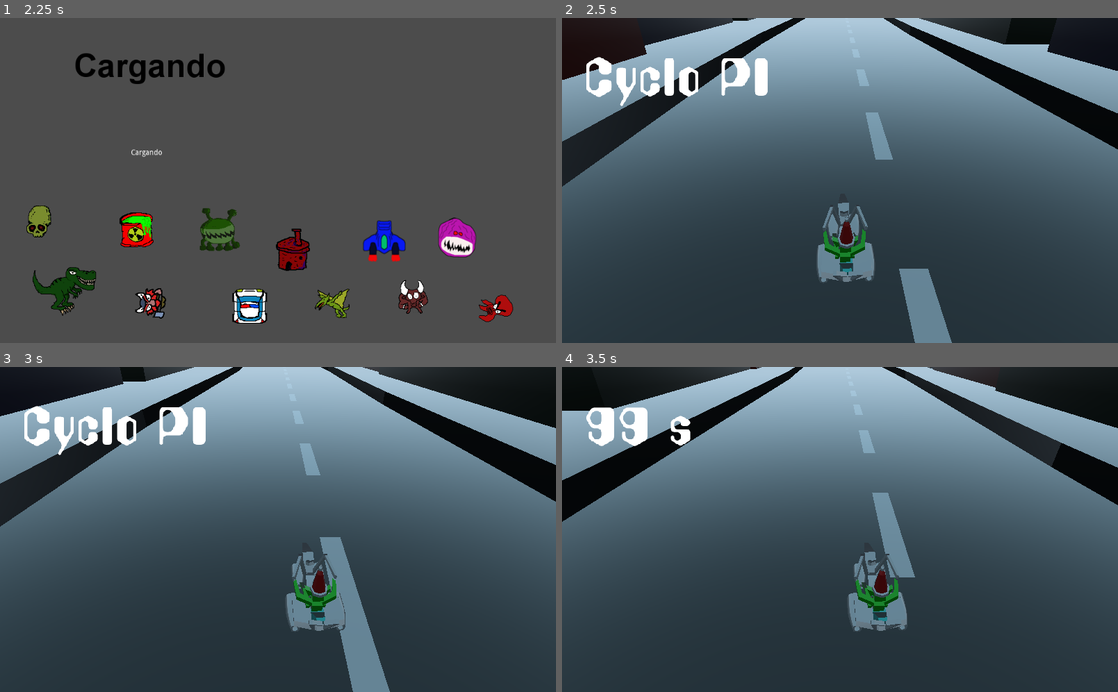
Above: before the commit, frames 1-4 (two rows, left to right).
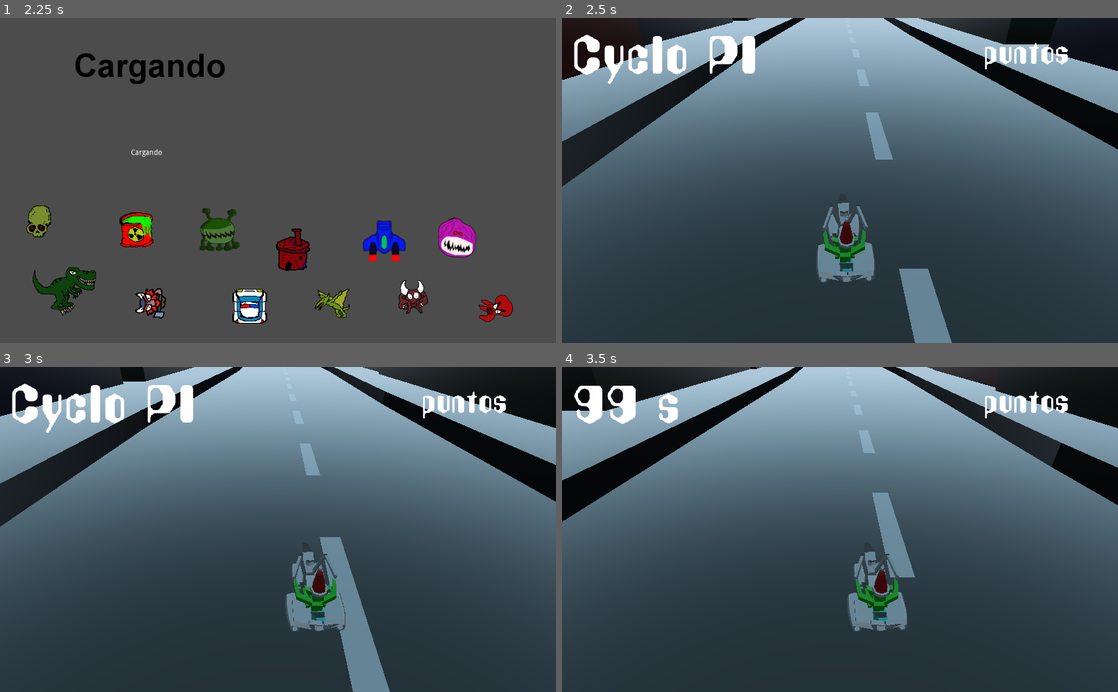
Above: after the commit, the same moments.

Repository: CycloPiStudio/Cactus
Game: Godot game, scene res://Ejecutable/Menu/Dios/Escena_Dios.tscn
The game is run twice, just before and just after one commit, with the same random seed, the same clock (stepped at 60 frames per second) and the same inputs.
Inputs (mouse positions are in pixels of both pictures, inside the frame that each line leads up to):
- Up to frame 1 (2.25 s): click "Entrar" at 0.5 s; click "Nivel 1" at 1.25 s; tap Enter at 2 s
- Up to frame 2 (2.5 s): no input
- Up to frame 3 (3 s): click (428, 529) at 2.75 s
- Up to frame 4 (3.5 s): no input

Frame 1 is identical in both runs. In frame 2, 3.4% of the frame differs, in the area x 2-91%, y 5-28%; in frame 3, 3.4%; in frame 4, 2.2%.

Commit message:
pot en nivel

Diff:
--- a/Cactus/Ejecutable/Juego/Escenarios/Niveles/Nivel1/Nivel1.tscn
+++ b/Cactus/Ejecutable/Juego/Escenarios/Niveles/Nivel1/Nivel1.tscn
@@ -1,15 +1,16 @@
-[gd_scene load_steps=6 format=2]
+[gd_scene load_steps=7 format=2]
 
 [ext_resource path="res://Ejecutable/Juego/HUD/P1_contador_segundos/P1_contador_segundos.tscn" type="PackedScene" id=1]
 [ext_resource path="res://Ejecutable/Juego/Escenarios/Niveles/Nivel1/Suelo/Suelo.tscn" type="PackedScene" id=2]
 [ext_resource path="res://Ejecutable/Juego/HUD/P2_jugador/Jugador.tscn" type="PackedScene" id=3]
 [ext_resource path="res://Ejecutable/Juego/Personajes/Personaje 1/Personaje1.tscn" type="PackedScene" id=4]
 [ext_resource path="res://Ejecutable/Juego/Escenarios/Niveles/Nivel1/Sonidos/mu_nivel1.wav" type="AudioStream" id=5]
+[ext_resource path="res://Ejecutable/Juego/HUD/P3_puntos/Hub3puntos.tscn" type="PackedScene" id=6]
 
 [node name="Game_play" type="Spatial"]
 
 [node name="Conta_segundos" parent="." instance=ExtResource( 1 )]
-position = Vector2( 26.2534, 50.7488 )
+position = Vector2( 4.04594, 10.0352 )
 
 [node name="Camera" type="Camera" parent="."]
 transform = Transform( -4.37114e-008, -0.5, 0.866025, 0, 0.866025, 0.5, -1, 2.18557e-008, -3.78552e-008, 0.291878, 1.58072, 0.034 )
@@ -25,3 +26,6 @@
 [node name="AudioStreamPlayer" type="AudioStreamPlayer" parent="."]
 stream = ExtResource( 5 )
 autoplay = true
+
+[node name="Hub3puntos" parent="." instance=ExtResource( 6 )]
+position = Vector2( 776.557, 42.3043 )
